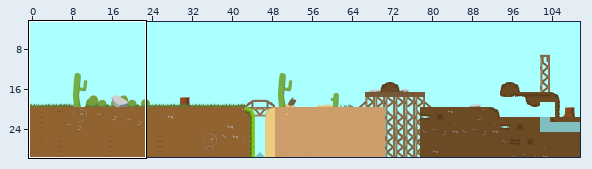
Tiled map -- Project/SimpleGame_Teeworlds/SimpleGame_Teeworlds/new_map.tmx. The picture above shows the old version from afar; the outline marks the close-up.
Close-up. Before:
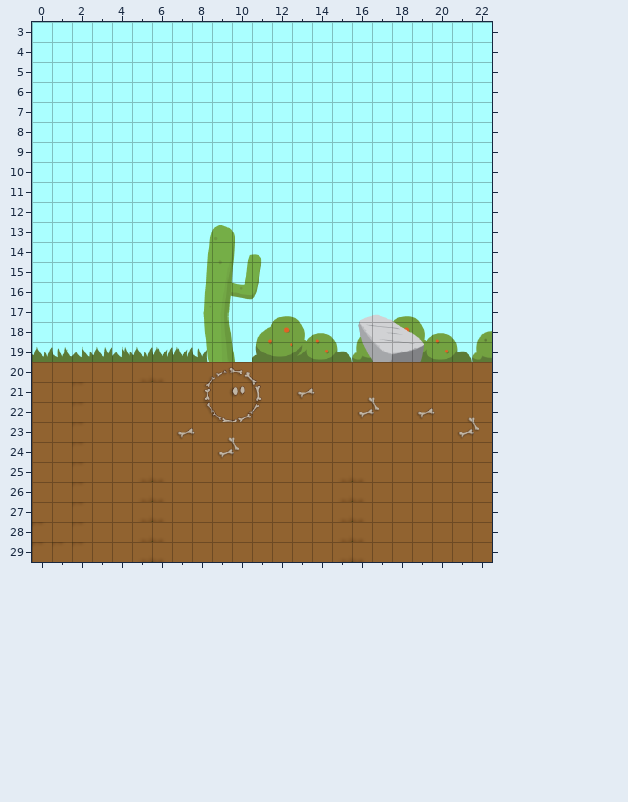
Cells are 32x32 px. Shown: x 0..22, y 3..29.
The result:
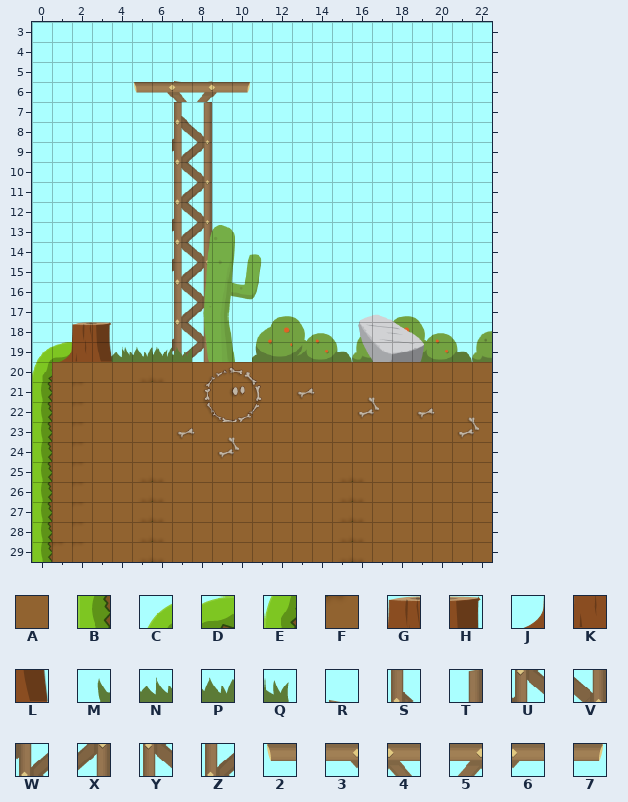
Key: from "9462348": A 73, B 102, C 128, D 129, E 160, F 224, G 326, H 327, J 357, K 358, L 359, M 377, N 378, P 379, Q 380, R 412, S 444, T 445, U 476, V 477, W 508, X 509, Y 540, Z 572, 2 644, 3 645, 4 646, 5 647, 6 648, 7 649.
_ is an empty cell, . an unchanged one.
Difference:
--- layer "Слой тайлов 2"
@@ x 0..10 @@
- 5 ......._...
- 6 .....______
- 7 .......__..
- 8 .......__..
- 9 .......__..
-10 .......__..
-11 .......__..
-12 .......__..
-13 .......__..
-14 .......__..
-15 .......__..
-16 .......__..
-17 .......__..
-18 .......__..
-19 PQ.....PQ..
-20 _..........
+ 5 .......R...
+ 6 .....234567
+ 7 .......ST..
+ 8 .......UV..
+ 9 .......WX..
+10 .......YV..
+11 .......ZX..
+12 .......UV..
+13 .......WX..
+14 .......UV..
+15 .......WX..
+16 .......YV..
+17 .......ZX..
+18 .......UV..
+19 CD.....WX..
+20 E..........
--- layer "Слой тайлов 1"
@@ x 0..7 @@
-18 ..__....
-19 _MNP...Q
-20 A.......
-21 A.......
-22 A.......
-23 A.......
-24 A.......
-25 A.......
-26 A.......
-27 A.......
-28 F.......
-29 F.......
+18 ..GH....
+19 CJKL...P
+20 E.......
+21 B.......
+22 B.......
+23 B.......
+24 B.......
+25 B.......
+26 B.......
+27 B.......
+28 B.......
+29 B.......
Where, in picture pixels (left, top, right, bottom), the same in both close-ups:
changed: (134, 81, 250, 362)
changed: (32, 322, 112, 562)
